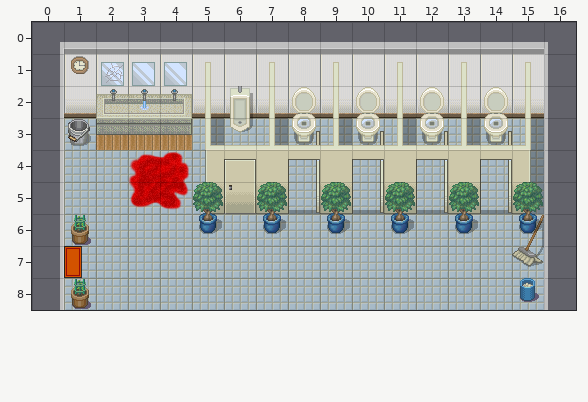
Level history. Tiled map: game/core/assets/maps/toilet.tmx. The first picture shows the starting point.
Cells are 32x32 px. Shown: x 0..16, y 0..8.
The same view after the edit:
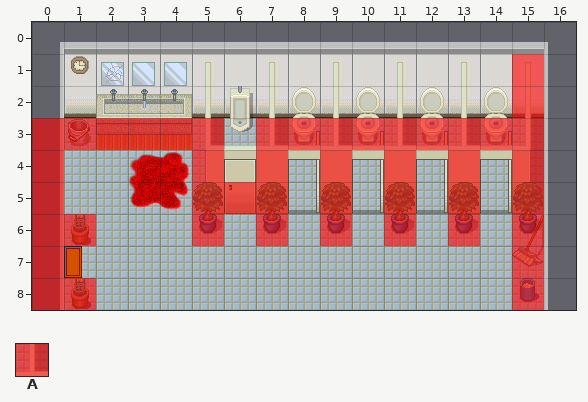
Key: from "meta": A 0.
_ is an empty cell.
Tiles of an added or newly shown layer are drawn over the layers below it.
See-through tiles are keyed as they look on the map.
Difference:
Changed rows in their new state; . is an unchanged cell.
Layer "Collision" (now shown):
first column x 0:
1 ...............A
2 ...............A
3 AAAAAA.AAAAAAAAA
4 A....A.A.A.A.A.A
5 A....AAA.A.A.A.A
6 AA...A.A.A.A.A.A
7 A..............A
8 AA.............A
